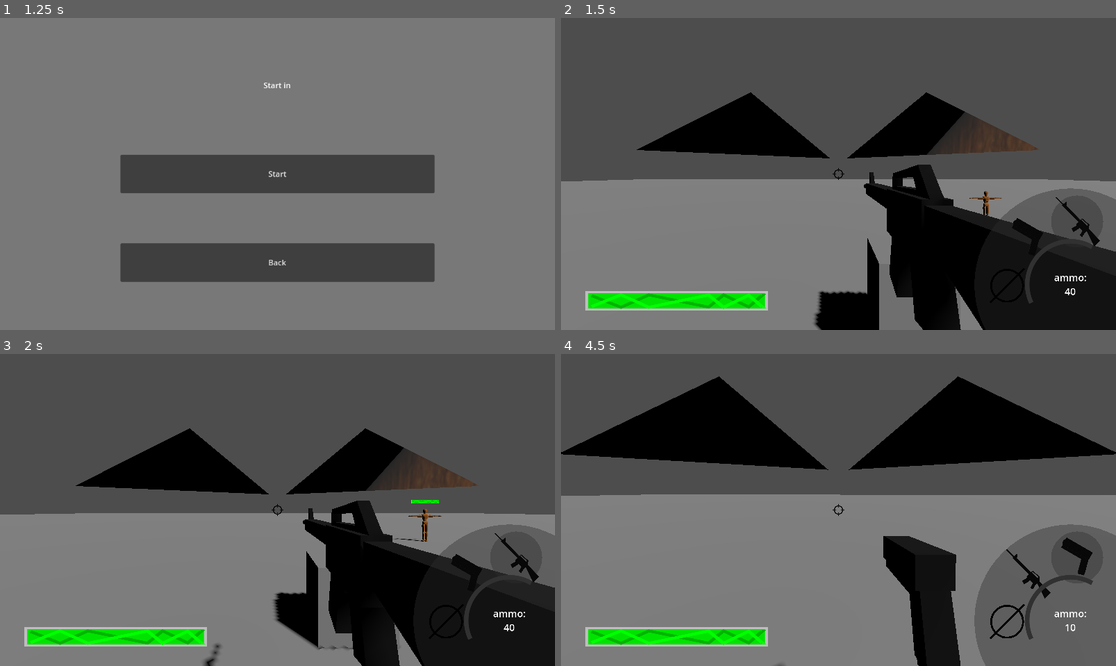
Above: before the commit, frames 1-4 (two rows, left to right).
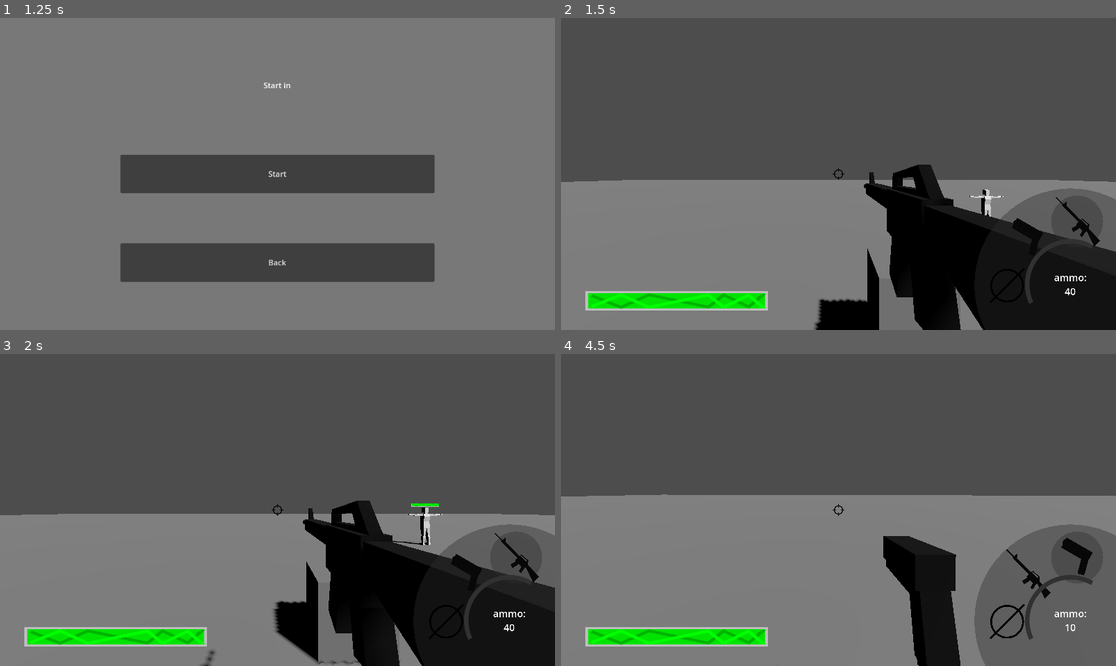
Above: after the commit, the same moments.

Repository: KellyBringino/FirstPersonShooterTest
Game: Godot game, scene res://UI/MainMenu.tscn
Two runs of this game, one before a commit and one after it. Both use one fixed random seed, a clock stepped at 60 frames per second and the inputs below.
Inputs (mouse positions are in pixels of both pictures, inside the frame that each line leads up to):
- Up to frame 1 (1.25 s): click "Start" at 0.5 s
- Up to frame 2 (1.5 s): click "Start" at 1.25 s
- Up to frame 3 (2 s): no input
- Up to frame 4 (4.5 s): tap Enter at 2 s; move the mouse to (866, 510) at 2.02 s; press the mouse at (866, 510) at 2.03 s; hold W (forward) from 2.03 s (still down); tap Space (jump) at 2.27, 3.02, 3.5 s; move the mouse to (810, 510) at 2.77 s; release the mouse at (810, 510) at 2.78 s; click (810, 510) at 2.85 s; move the mouse to (849, 503) at 3.52 s; hold Shift (sprint) 3.53-4.28 s; click (849, 503) at 3.8 s; move the mouse to (832, 516) at 4.27 s; tap F (weapon_swap) at 4.35 s

Frame 1 is identical in both runs. In frame 2, 7.8% of the frame differs, in the area x 0-100%, y 23-100%; in frame 3, 8.4%; in frame 4, 14%, in the area x 0-100%, y 7-100%.
Error after the commit: Invalid access to property or key 'collision_layer' on a base object of type 'null instance'. (res://Guns/Gun.gd:23)

Commit message:
added seperate hitbox for hit detection and a model for the player

Diff:
--- a/Enemies/enemy.tscn
+++ b/Enemies/enemy.tscn
@@ -1,20 +1,16 @@
-[gd_scene load_steps=10 format=3 uid="uid://d0hem5d3ho1dn"]
+[gd_scene load_steps=8 format=3 uid="uid://d0hem5d3ho1dn"]
 
-[ext_resource type="ArrayMesh" uid="uid://b1mgk0rh4chsd" path="res://Models/dummy_obj.obj" id="1_40vdc"]
-[ext_resource type="Texture2D" uid="uid://cx1ymn20prop4" path="res://Models/dummy_wood.jpg" id="1_neysr"]
 [ext_resource type="Script" path="res://Enemies/enemy.gd" id="1_qr6at"]
+[ext_resource type="PackedScene" uid="uid://t7gjbrn433l" path="res://Models/doll.glb" id="2_c0nj7"]
 [ext_resource type="Texture2D" uid="uid://cjrf3h3xoxrj0" path="res://Sprites/health.svg" id="4_n2ayh"]
 [ext_resource type="Texture2D" uid="uid://b1owhjin572wr" path="res://Sprites/bar back.svg" id="4_nf1n1"]
 
 [sub_resource type="CapsuleShape3D" id="CapsuleShape3D_1t7xa"]
 
-[sub_resource type="StandardMaterial3D" id="StandardMaterial3D_ol6x3"]
-albedo_texture = ExtResource("1_neysr")
-
-[sub_resource type="Skin" id="Skin_sen5a"]
-
 [sub_resource type="ViewportTexture" id="ViewportTexture_xdtsg"]
 viewport_path = NodePath("Sprite3D/SubViewport")
+
+[sub_resource type="CylinderShape3D" id="CylinderShape3D_kpbdn"]
 
 [node name="Enemy" type="CharacterBody3D"]
 editor_description = "Enemy"
@@ -24,17 +20,14 @@
 
 [node name="CollisionShape3D" type="CollisionShape3D" parent="."]
 transform = Transform3D(1, 0, 0, 0, 1, 0, 0, 0, 1, 0, 1, 0)
+visible = false
 shape = SubResource("CapsuleShape3D_1t7xa")
 
 [node name="ModelController" type="Node3D" parent="."]
 transform = Transform3D(-1, 0, -8.74228e-08, 0, 1, 0, 8.74228e-08, 0, -1, 0, 0, 0)
 
-[node name="DummyObj" type="MeshInstance3D" parent="ModelController"]
-transform = Transform3D(0.01, 0, 0, 0, 0.01, 0, 0, 0, 0.01, 0, 0, 0)
-material_override = SubResource("StandardMaterial3D_ol6x3")
-mesh = ExtResource("1_40vdc")
-skin = SubResource("Skin_sen5a")
-skeleton = NodePath("../..")
+[node name="doll" parent="ModelController" instance=ExtResource("2_c0nj7")]
+transform = Transform3D(-1, 0, 8.74228e-08, 0, 1, 0, -8.74228e-08, 0, -1, 0, 0, 0)
 
 [node name="Sprite3D" type="Sprite3D" parent="."]
 transform = Transform3D(0.2, 0, 0, 0, 0.2, 0, 0, 0, 0.2, 0, 2.14703, 0)
@@ -50,3 +43,11 @@
 value = 100.0
 texture_under = ExtResource("4_nf1n1")
 texture_progress = ExtResource("4_n2ayh")
+
+[node name="Area3D" type="Area3D" parent="."]
+collision_layer = 16
+collision_mask = 16
+
+[node name="CollisionShape3D" type="CollisionShape3D" parent="Area3D"]
+transform = Transform3D(0.5, 0, 0, 0, 1, 0, 0, 0, 0.5, 0, 1, 0)
+shape = SubResource("CylinderShape3D_kpbdn")
--- a/Guns/Gun.gd
+++ b/Guns/Gun.gd
@@ -20,8 +20,11 @@
 		anim.play("Shoot")
 		mag -= 1
 		var object = shootRay.get_collider()
+		if object.collision_layer == 16:
+			object = object.get_node("../")
 		if (object != null):
 			#print("hit a " + str(object))
+			#print(str(object.collision_layer))
 			if object.editor_description.contains("Enemy"):
 				object.hit(shootRay.get_collision_point(),damage)
 		chambered = false
--- a/Guns/pistol.tscn
+++ b/Guns/pistol.tscn
@@ -16,7 +16,8 @@
 
 [node name="ShootRay" type="RayCast3D" parent="BarrelEnd"]
 target_position = Vector3(0, 0, -50)
-collision_mask = 5
+collision_mask = 17
+collide_with_areas = true
 
 [node name="ShotTimer" type="Timer" parent="."]
 wait_time = 0.3
--- a/Guns/rifle.tscn
+++ b/Guns/rifle.tscn
@@ -11,7 +11,8 @@
 
 [node name="ShootRay" type="RayCast3D" parent="BarrelEnd"]
 target_position = Vector3(0, 0, -50)
-collision_mask = 5
+collision_mask = 17
+collide_with_areas = true
 
 [node name="ShotTimer" type="Timer" parent="."]
 wait_time = 0.2
--- a/Player/Player.tscn
+++ b/Player/Player.tscn
@@ -1,13 +1,9 @@
-[gd_scene load_steps=6 format=3 uid="uid://dq3sqbqaxx6kc"]
+[gd_scene load_steps=4 format=3 uid="uid://dq3sqbqaxx6kc"]
 
 [ext_resource type="Script" path="res://Player/Player.gd" id="1_c8ruj"]
-[ext_resource type="Texture2D" uid="uid://cx1ymn20prop4" path="res://Models/dummy_wood.jpg" id="2_0u6d6"]
-[ext_resource type="ArrayMesh" uid="uid://b1mgk0rh4chsd" path="res://Models/dummy_obj.obj" id="2_ermy0"]
+[ext_resource type="PackedScene" uid="uid://t7gjbrn433l" path="res://Models/doll.glb" id="2_x6hyk"]
 
 [sub_resource type="CapsuleShape3D" id="CapsuleShape3D_gp11y"]
-
-[sub_resource type="StandardMaterial3D" id="StandardMaterial3D_vsm7h"]
-albedo_texture = ExtResource("2_0u6d6")
 
 [node name="Player" type="CharacterBody3D"]
 collision_layer = 2
@@ -19,7 +15,7 @@
 shape = SubResource("CapsuleShape3D_gp11y")
 
 [node name="CameraController" type="Node3D" parent="."]
-transform = Transform3D(1, 0, 0, 0, 1, 0, 0, 0, 1, 0, 1.50323, 0)
+transform = Transform3D(1, 0, 0, 0, 1, 0, 0, 0, 1, 0, 1.68243, 0)
 
 [node name="Camera3D" type="Camera3D" parent="CameraController"]
 transform = Transform3D(1, 0, 0, 0, 1, 0, 0, 0, 1, 0, 0.196773, 0)
@@ -39,11 +35,8 @@
 [node name="ModelController" type="Node3D" parent="."]
 transform = Transform3D(-1, 0, -8.74228e-08, 0, 1, 0, 8.74228e-08, 0, -1, 0, 0, 0)
 
-[node name="DummyObj" type="MeshInstance3D" parent="ModelController"]
-transform = Transform3D(0.01, 0, 0, 0, 0.01, 0, 0, 0, 0.01, 0, 0, 0)
-material_override = SubResource("StandardMaterial3D_vsm7h")
-mesh = ExtResource("2_ermy0")
-skeleton = NodePath("../..")
+[node name="doll" parent="ModelController" instance=ExtResource("2_x6hyk")]
+transform = Transform3D(-1, 0, 8.74228e-08, 0, 1, 0, -8.74228e-08, 0, -1, 0, 0, 0)
 
 [node name="SwapButtonTimer" type="Timer" parent="."]
 one_shot = true
Binary file added: Models/doll.glb
Not shown, added: Models/doll.glb.import
Binary file added: reference images/Human+proportions.jpg
Not shown, added: reference images/Human+proportions.jpg.import
Binary file added: reference images/MaleHandReference.jpg
Not shown, added: reference images/MaleHandReference.jpg.import
Binary file added: reference images/figure-drawing-proportions.jpg
Not shown, added: reference images/figure-drawing-proportions.jpg.import
Not shown, added: Models/doll.blend
Not shown, added: Models/doll.blend1
